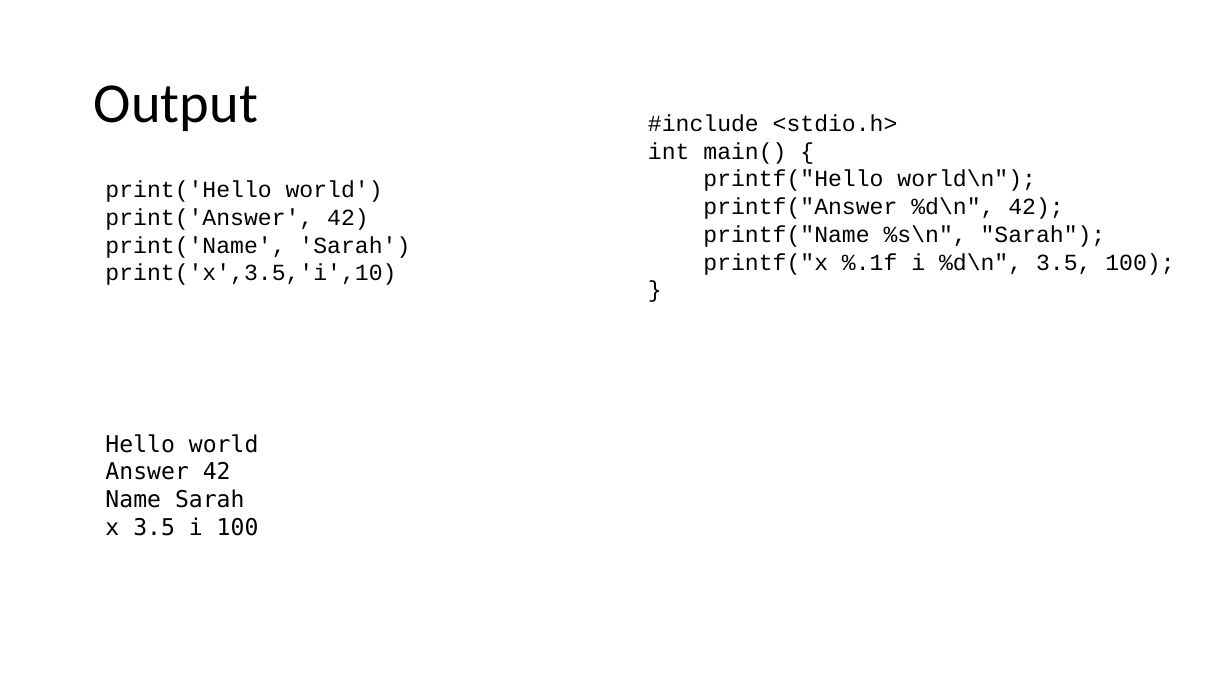
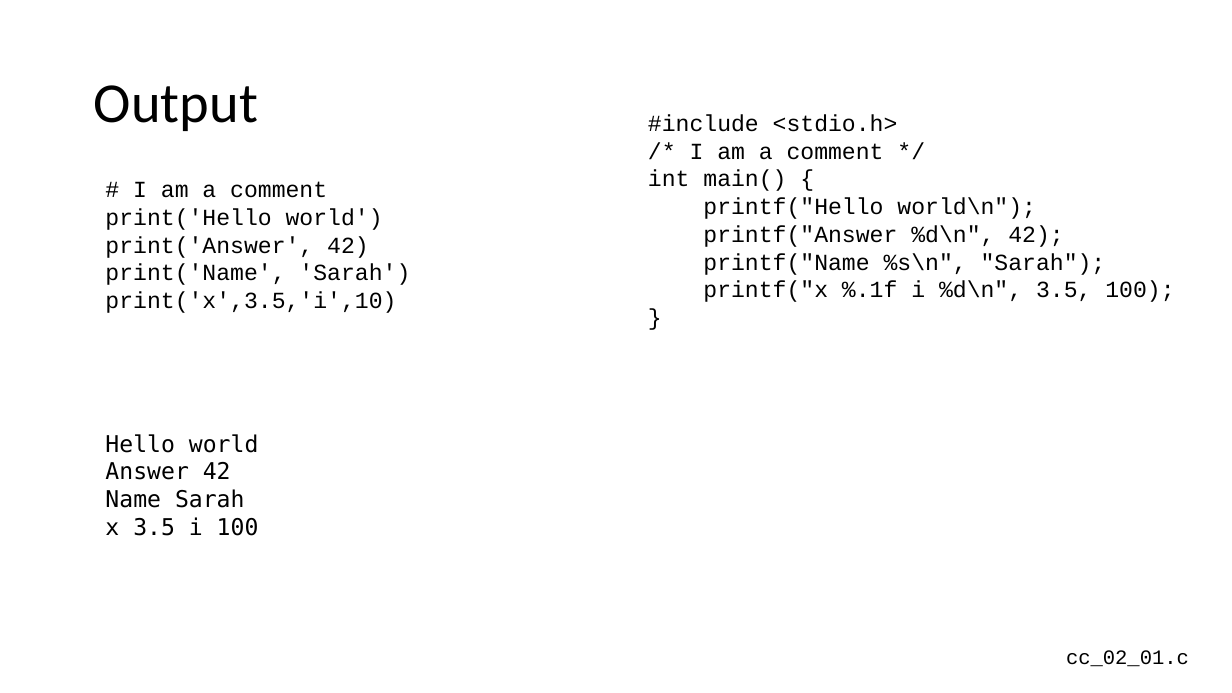
Before and after one commit to csev/cc4e, a slide deck: slide 7 of lectures/CC-02-Python.pptx. Drawn at 1232x693 pixels with LibreOffice and Linux fonts; fonts in the diff are those of the drawing. Boxes give left, top, right and bottom in pixels: in the first picture for what was removed or moved away, otherwise in the second. Text is boxed around its words. In the diff, an @@ line names an element or a change of style, - is before the commit and + after.

```diff
--- a/lectures/CC-02-Python.pptx
+++ b/lectures/CC-02-Python.pptx
@@ text at (x1=690, y1=143, x2=884, y2=160): paragraph added @@
+/* I am a comment */
@@ text at (x1=133, y1=181, x2=327, y2=198): paragraph added @@
+# I am a comment
@@ text added at (x1=1066, y1=650, x2=1189, y2=667), 16 pt, text #000000 @@
+cc_02_01.c
```
Also in this commit, not shown: 10 other slides changed, 1 slide added, 1 slide removed, 6 other files.
